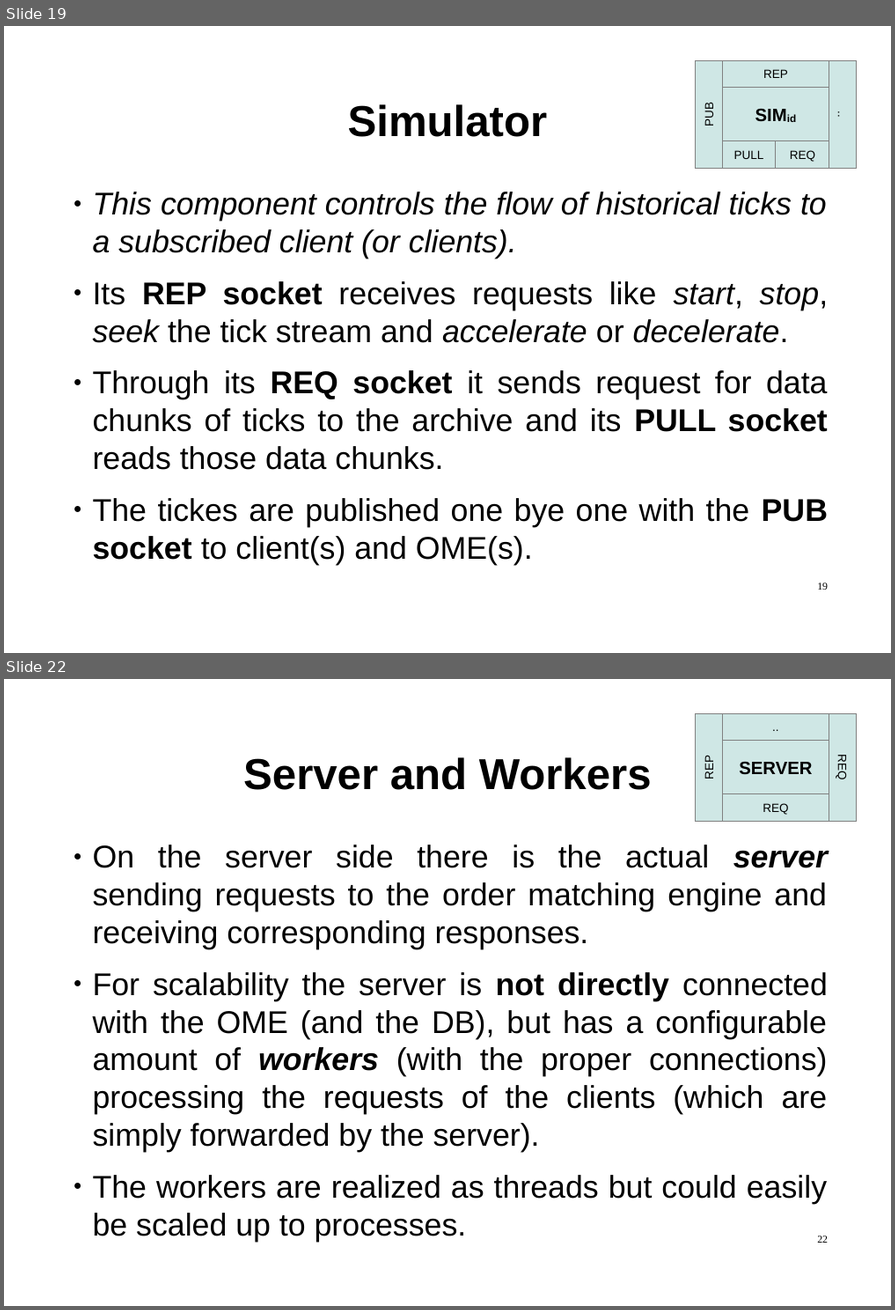
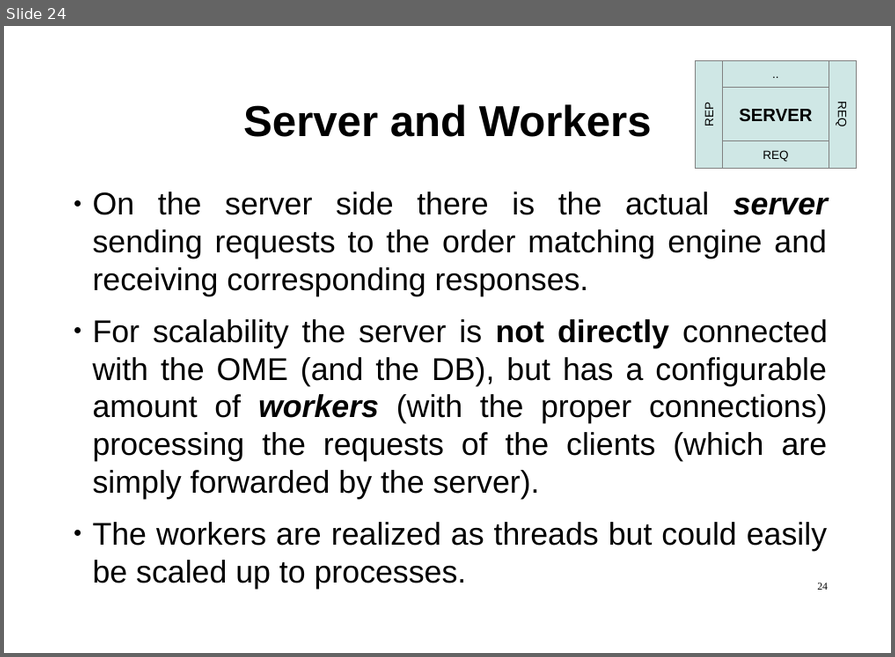
Before and after one commit to hsk81/fx-zero, a slide deck: doc/presentation/fx-zero.odp. Shown one above the other, each under a label of ours: slides 19 and 22 before the commit, slide 24 after it; the slides between them are not shown. The pictures are 895x1310 and 895x657 pixels, drawn with LibreOffice and Linux fonts; fonts in the diff are those of the drawing. Boxes give left, top, right and bottom in pixels: in the first picture for what was removed or moved away, otherwise in the second. Text is boxed around its words. In the diff, an @@ line names an element or a change of style, - is before the commit and + after.

Commit message:
Have added a details description and UI sketch of the client.

```diff
--- a/doc/presentation/fx-zero.odp
+++ b/doc/presentation/fx-zero.odp
@@ slide 19 removed at box(4, 26, 891, 653), background #FFFFFF @@
@@ title removed at box(348, 104, 548, 137) @@
-Simulator
@@ group removed at box(696, 61, 856, 168): 6 rectangles @@
-SIMid
-PUB
-REP
-PULL
-..
-REQ
@@ text removed at box(93, 191, 828, 565) @@
-● This component controls the flow of historical ticks to a subscribed client (or clients).
-● Its REP socket receives requests like start, stop, seek the tick stream and accelerate or decelerate.
-● Through its REQ socket it sends request for data chunks of ticks to the archive and its PULL socket reads those data chunks.
-● The tickes are published one bye one with the PUB socket to client(s) and OME(s).
@@ page number removed at box(817, 582, 828, 589) @@
-19
@@ what was slide 22 is now slide 24 @@
@@ page number at box(817, 582, 828, 589): text changed @@
-22
+24
```
Also in this commit, not shown: 11 slides changed, 3 slides added, 8 other files.
